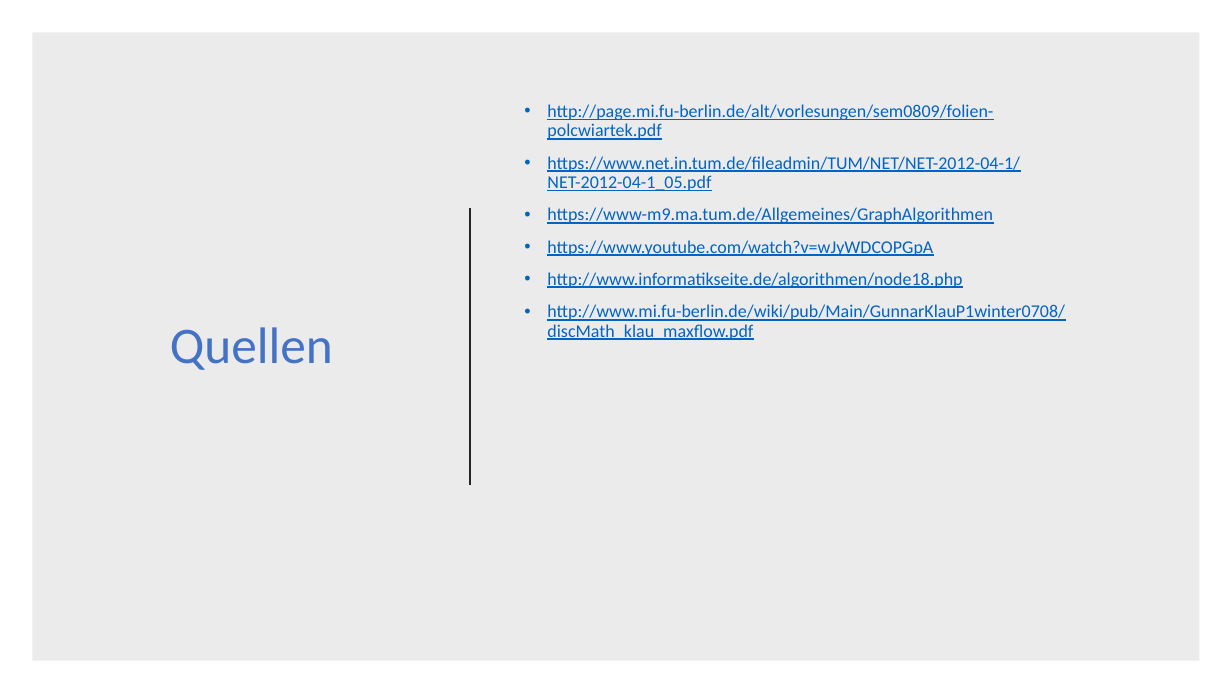
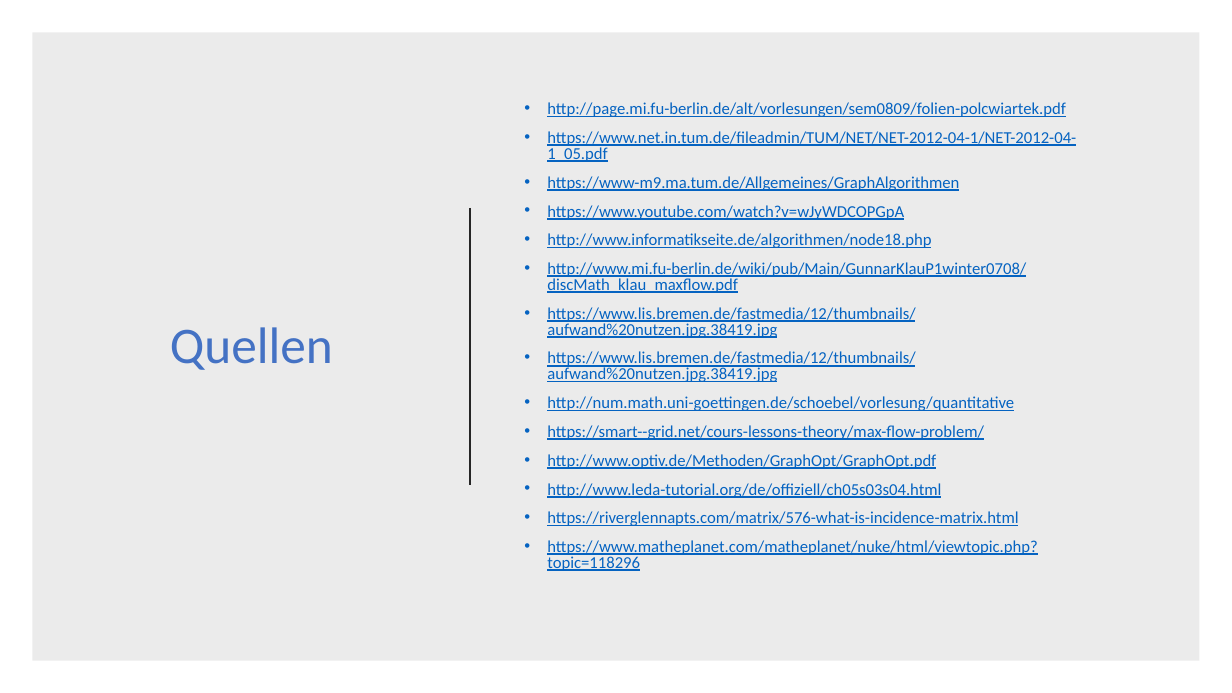
Before and after one commit to DerAlexx/Angewandte-Mathematik, a slide deck: slide 32 of Praktikum_6/Abgabe 6.pptx. Drawn at 1232x693 pixels with LibreOffice and Linux fonts; fonts in the diff are those of the drawing. Boxes give left, top, right and bottom in pixels: in the first picture for what was removed or moved away, otherwise in the second. Text is boxed around its words. In the diff, an @@ line names an element or a change of style, - is before the commit and + after.

```diff
--- a/Praktikum_6/Abgabe 6.pptx
+++ b/Praktikum_6/Abgabe 6.pptx
@@ text at <box>547,102,1076,293</box>: size 14 to 12.9 pt in "http://page.mi.fu-berlin.de/alt/vorlesungen/sem0809/folien-p ...", "https://www.net.in.tum.de/fileadmin/TUM/NET/NET-2012-04-1/NE ...", "https://www-m9.ma.tum.de/Allgemeines/GraphAlgorithmen", "https://www.youtube.com/watch?v=wJyWDCOPGpA" and 2 more places; line spacing 0.9 to 0.8 @@
@@ text at <box>547,307,1037,571</box>: paragraphs added @@
+• https://www.lis.bremen.de/fastmedia/12/thumbnails/aufwand%20nutzen.jpg.38419.jpg
+• https://www.lis.bremen.de/fastmedia/12/thumbnails/aufwand%20nutzen.jpg.38419.jpg
+• http://num.math.uni-goettingen.de/schoebel/vorlesung/quantitative
+• https://smart--grid.net/cours-lessons-theory/max-flow-problem/
+• http://www.optiv.de/Methoden/GraphOpt/GraphOpt.pdf
+• http://www.leda-tutorial.org/de/offiziell/ch05s03s04.html
+• https://riverglennapts.com/matrix/576-what-is-incidence-matrix.html
+• https://www.matheplanet.com/matheplanet/nuke/html/viewtopic.php?topic=118296
```
Also in this commit, not shown: 5 other slides changed.
